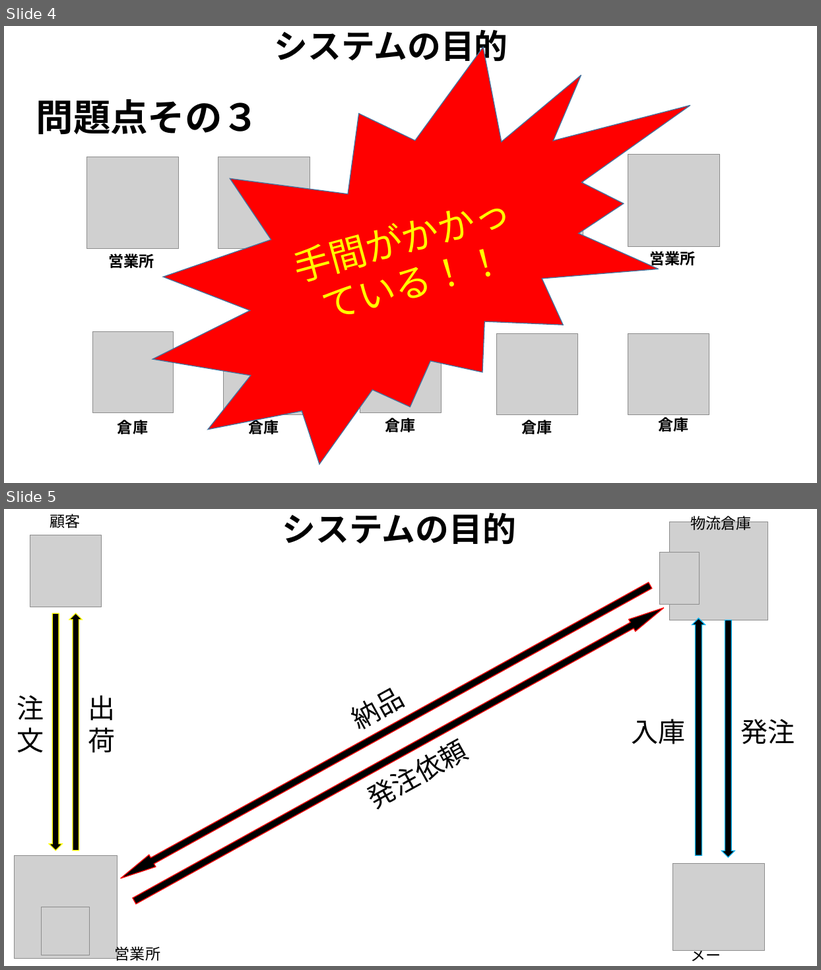
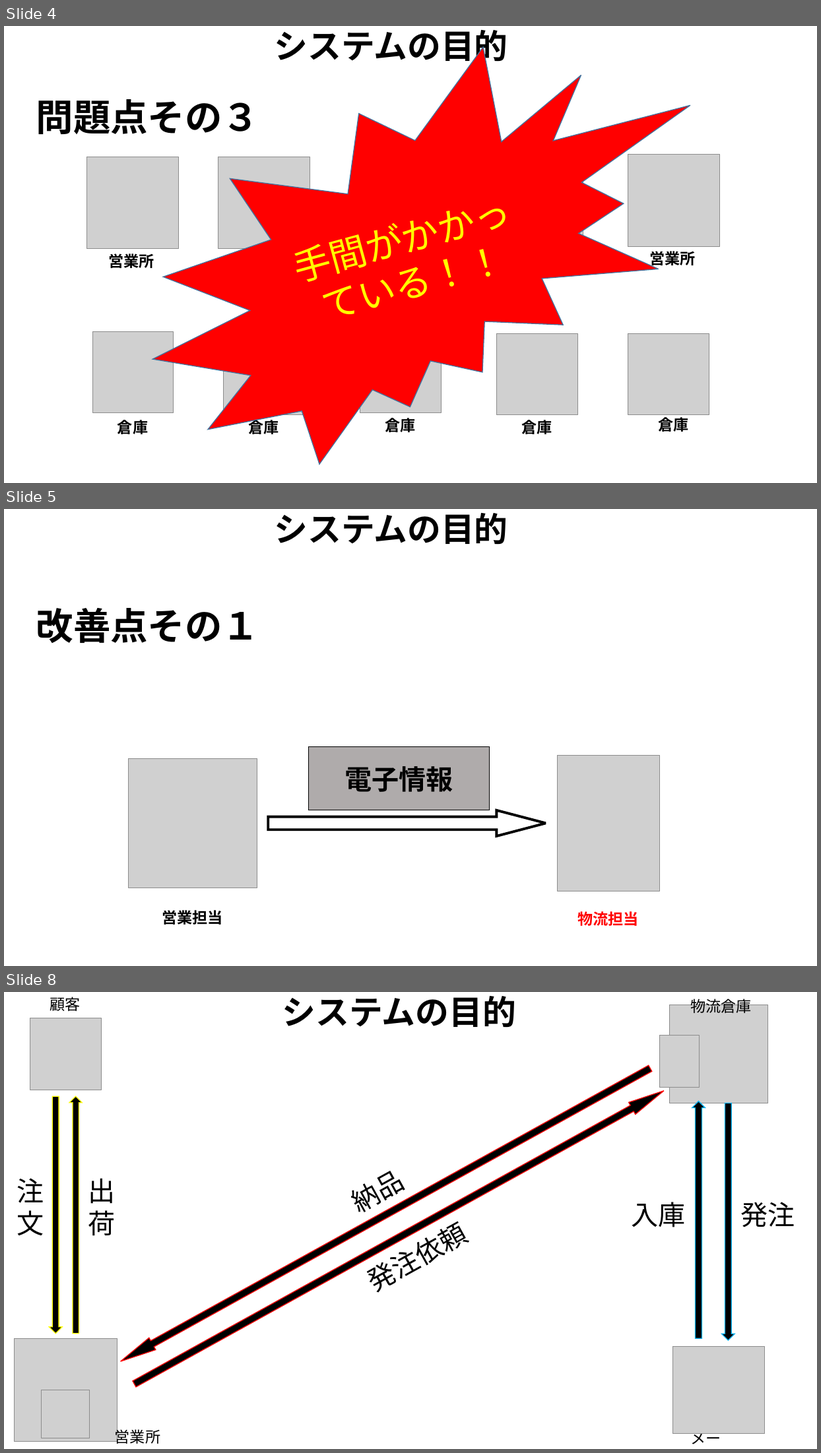
Before and after one commit to Yamanin3/system-devel, a slide deck: 企画発表プレゼンテーション.pptx. Shown one above the other, each under a label of ours: slides 4 and 5 before the commit, slides 4, 5 and 8 after it; the slides between them are not shown. The pictures are 821x970 and 821x1453 pixels, drawn with LibreOffice and Linux fonts; fonts in the diff are those of the drawing; grey boxes stand for pictures; background and template pictures are left out. Boxes give left, top, right and bottom in pixels: in the first picture for what was removed or moved away, otherwise in the second. Text is boxed around its words. In the diff, an @@ line names an element or a change of style, - is before the commit and + after.

Commit message:
改善案スライドを3枚追加した

```diff
--- a/企画発表プレゼンテーション.pptx
+++ b/企画発表プレゼンテーション.pptx
@@ slide 5 added at [4, 509, 817, 966], background picture (left out) @@
@@ title added at [275, 513, 508, 544], 39.6 pt, text #000000, bold @@
+システムの目的
@@ text added at [36, 608, 260, 643], 44 pt, text #000000, bold @@
+改善点その１
@@ picture added at [129, 759, 257, 889] @@
@@ rectangle added at [308, 747, 489, 811], fill #AFABAB, outline #000000 1 pt, 32 pt, text #000000, bold @@
+電子情報
@@ picture added at [558, 755, 660, 891] @@
@@ right arrow added at [268, 811, 546, 836], fill #FFFFFF, outline #000000 3 pt @@
@@ text added at [162, 910, 222, 925], 18 pt, text #000000, bold @@
+営業担当
@@ text added at [578, 912, 638, 926], 18 pt, text #FF0000, bold @@
+物流担当
@@ what was slide 5 is now slide 8 @@
```
Also in this commit, not shown: 1 slide changed, 2 other slides added.
